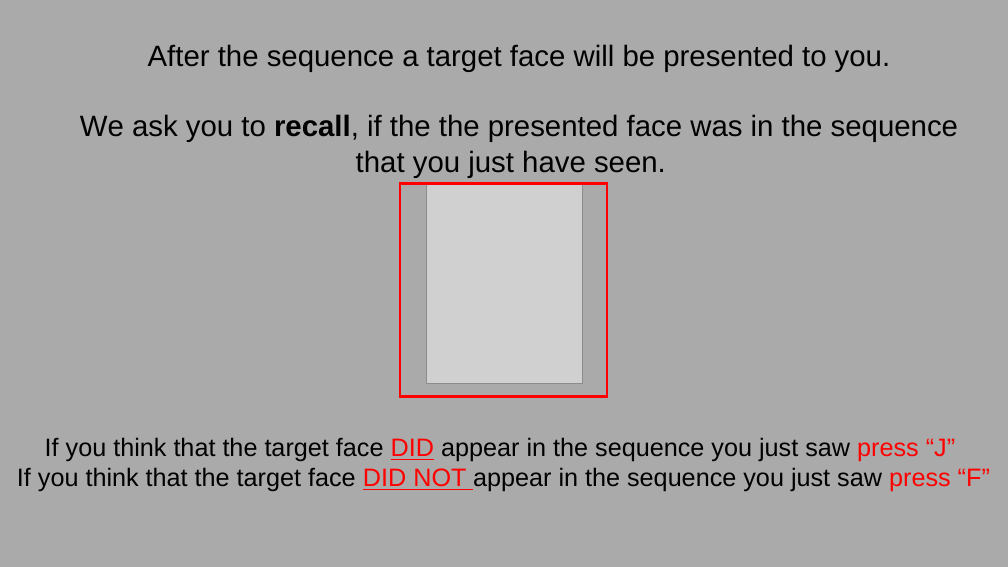
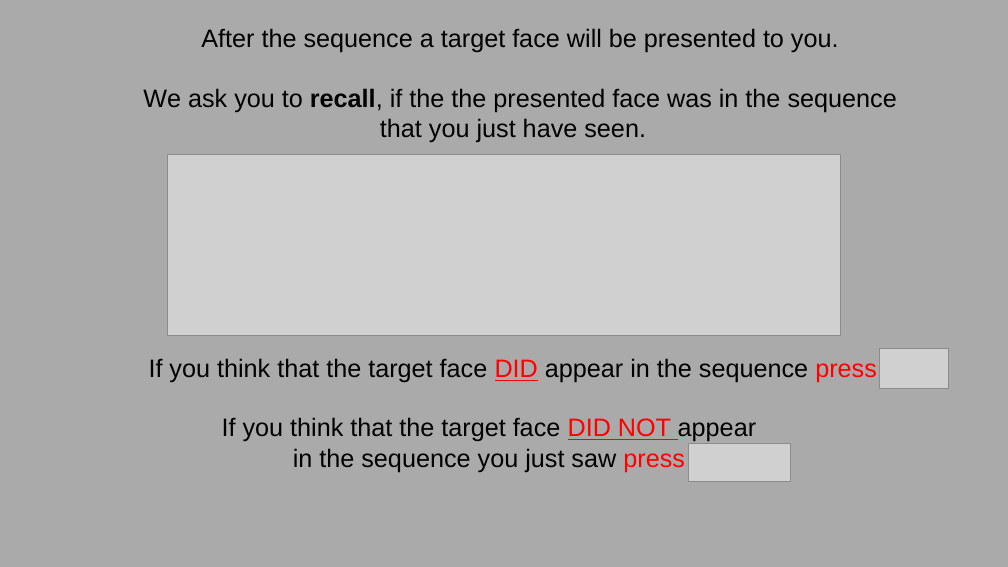
Before and after one commit to GoldenbergLab/task-sequential-faces-emotion-estimation, a slide deck: slide 2 of img/ins/memory_seperate/memory_slides.pptx. Drawn at 1008x567 pixels with LibreOffice and Linux fonts; fonts in the diff are those of the drawing; grey boxes stand for pictures. Boxes give left, top, right and bottom in pixels: in the first picture for what was removed or moved away, otherwise in the second. Text is boxed around its words. In the diff, an @@ line names an element or a change of style, - is before the commit and + after.

```diff
--- a/img/ins/memory_seperate/memory_slides.pptx
+++ b/img/ins/memory_seperate/memory_slides.pptx
@@ text "After the sequence a target ..." moved from (x1=80, y1=44, x2=958, y2=178) to (x1=143, y1=28, x2=897, y2=142) @@
@@ text "After the sequence a target ..." at (x1=143, y1=28, x2=897, y2=142): size 28 to 24 pt @@
@@ picture added at (x1=168, y1=154, x2=840, y2=335) @@
@@ rectangle removed at (x1=400, y1=184, x2=607, y2=397) @@
@@ picture removed at (x1=426, y1=184, x2=582, y2=384) @@
@@ text added at (x1=149, y1=358, x2=877, y2=382), 24 pt, text #000000 @@
+If you think that the target face DID appear in the sequence press
@@ picture added at (x1=880, y1=349, x2=949, y2=389) @@
@@ text at (x1=222, y1=417, x2=756, y2=472): text changed @@
-If you think that the target face DID appear in the sequence you just saw press “J”
-If you think that the target face DID NOT appear in the sequence you just saw press “F”
+If you think that the target face DID NOT appear
+in the sequence you just saw press
@@ picture added at (x1=689, y1=443, x2=791, y2=482) @@
```
Also in this commit, not shown: 4 other files.
